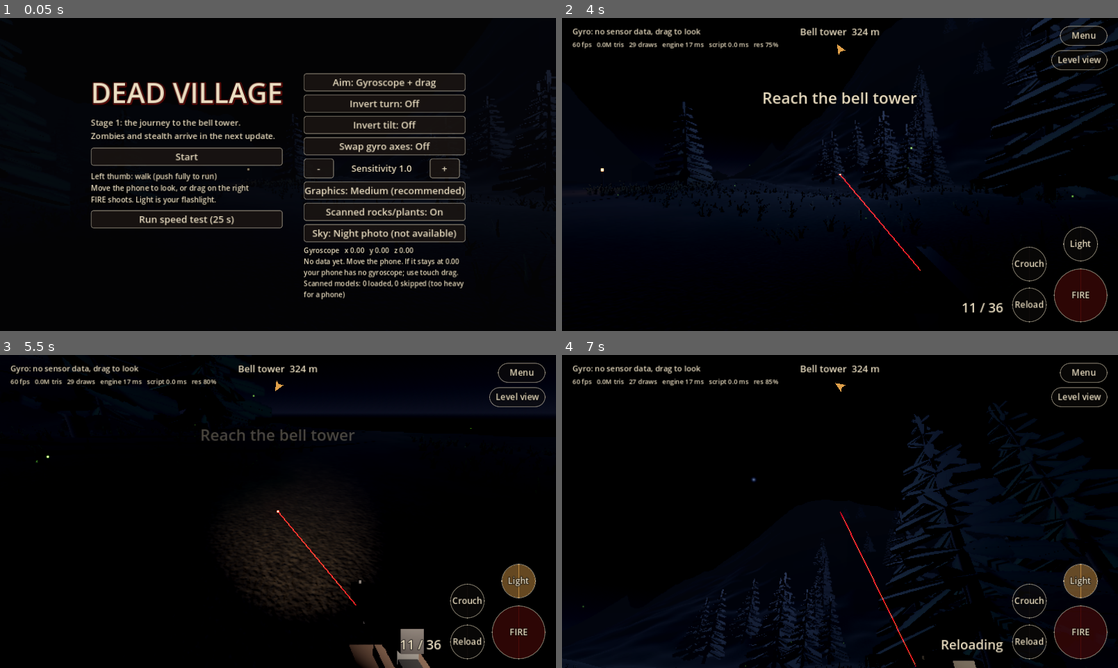
Above: before the commit, frames 1-4 (two rows, left to right).
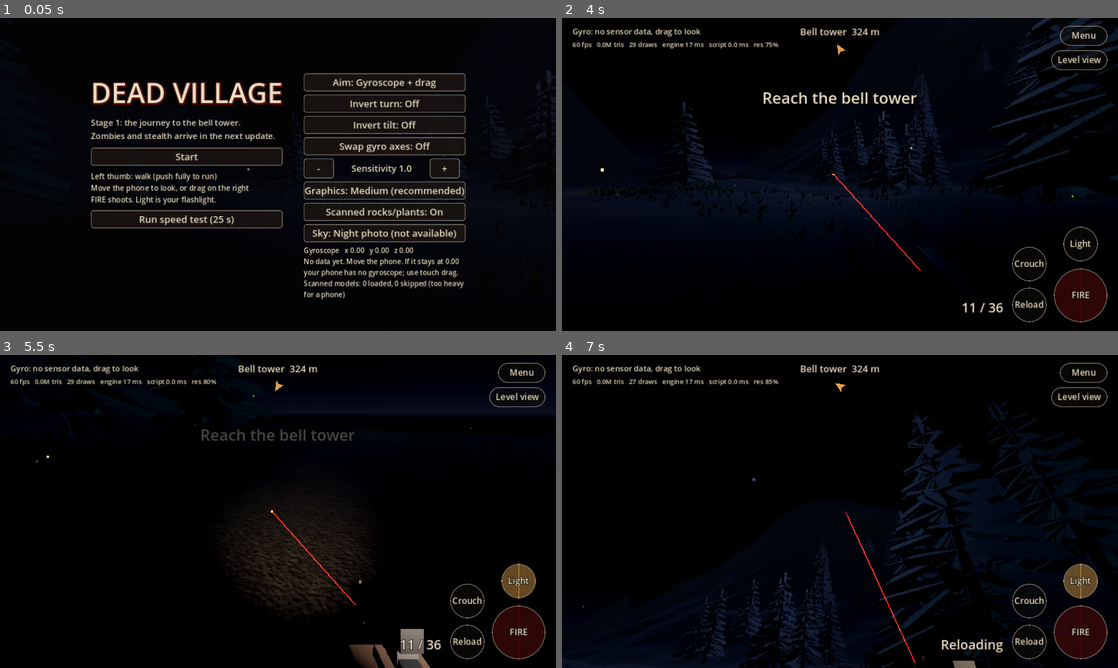
Above: after the commit, the same moments.

Repository: Ignite2022/Dead-Village-Android
Game: Godot game, scene res://main.tscn
Same seed, same stepped clock (60 frames per second), same inputs: the game is played once before the commit and once after it.
Inputs (mouse positions are in pixels of both pictures, inside the frame that each line leads up to):
- Up to frame 1 (0.05 s): no input
- Up to frame 2 (4 s): click "Graphics: Medium (recommended)" at 0.5 s; click "Graphics: Low (fastest)" at 1.25 s; click "Graphics: High" at 2 s; click "Start" at 2.75 s; tap Enter at 3.5 s; move the mouse to (962, 158) at 3.52 s; hold Right from 3.53 s (still down); tap R at 3.6 s; click (962, 158) at 3.67 s; tap Space at 3.77 s
- Up to frame 3 (5.5 s): release Right at 4.25 s; drag from (166, 527) to (250, 574) at 4.27 s; move the mouse to (333, 442) at 5.02 s; hold Right from 5.03 s (still down); tap L at 5.1 s
- Up to frame 4 (7 s): release Right at 5.75 s; drag from (812, 574) to (673, 464) at 5.77 s; tap Space at 6.5, 6.77 s; move the mouse to (1006, 558) at 6.52 s; hold Left from 6.53 s (still down); tap R at 6.6 s

The runs differ from the first frame. In frame 2, 0.2% of the frame differs, in the area x 48-65%, y 49-80%; in frame 3, 0.2%; in frame 4, 0.3%, in the area x 50-64%, y 50-100%.

Commit message:
Add simple terrain shader and update terrain handling

Diff:
--- a/main.gd
+++ b/main.gd
@@ -9,7 +9,6 @@
 
 const TERRAIN_SHADER := """
 shader_type spatial;
-render_mode cull_disabled;
 uniform sampler2D g_alb : source_color, filter_linear_mipmap_anisotropic, repeat_enable;
 uniform sampler2D g_nor : hint_normal, filter_linear_mipmap_anisotropic, repeat_enable;
 uniform sampler2D g_rgh : hint_default_white, filter_linear_mipmap_anisotropic, repeat_enable;
@@ -43,6 +42,23 @@
 	float ro = mix(mix(texture(g_rgh, uv).g, texture(p_rgh, uv).g, pm), texture(r_rgh, uv * 0.7).g, rm);
 	ROUGHNESS = clamp(ro, 0.35, 1.0);
 	SPECULAR = 0.35;
+}
+"""
+
+const TERRAIN_SIMPLE := """
+shader_type spatial;
+uniform sampler2D g_alb : source_color, filter_linear_mipmap, repeat_enable;
+uniform sampler2D p_alb : source_color, filter_linear_mipmap, repeat_enable;
+uniform vec3 g_tint = vec3(1.0);
+uniform vec3 p_tint = vec3(1.0);
+varying vec3 w_pos;
+void vertex() {
+	w_pos = (MODEL_MATRIX * vec4(VERTEX, 1.0)).xyz;
+}
+void fragment() {
+	vec2 uv = w_pos.xz * 0.3;
+	ALBEDO = mix(texture(g_alb, uv).rgb * g_tint, texture(p_alb, uv).rgb * p_tint, clamp(COLOR.r, 0.0, 1.0)) * COLOR.g;
+	ROUGHNESS = 0.95;
 }
 """
 
@@ -476,6 +492,13 @@
 	var mi := MeshInstance3D.new()
 	mi.mesh = mesh
 	mi.material_override = sm
+	terrain_mi = mi
+	terrain_simple = ShaderMaterial.new()
+	var sh2 := Shader.new()
+	sh2.code = TERRAIN_SIMPLE
+	terrain_simple.shader = sh2
+	for pname in ["g_alb", "p_alb", "g_tint", "p_tint"]:
+		terrain_simple.set_shader_parameter(pname, sm.get_shader_parameter(pname))
 	groups["terrain"].append(mi)
 	mi.cast_shadow = GeometryInstance3D.SHADOW_CASTING_SETTING_OFF
 	add_child(mi)
@@ -1675,6 +1698,8 @@
 
 func _cycle_quality() -> void:
 	quality = (quality + 2) % 3
+	fix_level = 0
+	fixes_done = []
 	apply_quality()
 	refresh_menu()
 
@@ -1904,6 +1929,42 @@
 			g2.cast_shadow = GeometryInstance3D.SHADOW_CASTING_SETTING_OFF
 
 
+var terrain_mi: MeshInstance3D
+var terrain_simple: ShaderMaterial
+var aim_cache: Dictionary = {}
+var aim_frame := 0
+var fix_level := 0
+var fixes_done: Array = []
+var last_fps := 60.0
+const FIX_NAMES := ["Shadows off", "Glow off", "Far trees hidden", "Grass reduced", "Simpler ground", "Height fog off", "Fireflies and fire off", "Sky off"]
+
+
+func apply_fix(i: int) -> void:
+	match i:
+		0:
+			moon.shadow_enabled = false
+			torch.shadow_enabled = false
+		1:
+			world_env.glow_enabled = false
+		2:
+			for n in groups["trees"]:
+				var g: GeometryInstance3D = n
+				g.visibility_range_end = 35.0
+		3:
+			for n in groups["grass"]:
+				var g: GeometryInstance3D = n
+				g.visibility_range_end = 16.0
+		4:
+			terrain_mi.material_override = terrain_simple
+		5:
+			world_env.fog_height_density = 0.0
+		6:
+			set_group("particles", false)
+		7:
+			world_env.background_mode = Environment.BG_COLOR
+			world_env.background_color = Color(0.08, 0.09, 0.12)
+
+
 func adapt_resolution(delta: float) -> void:
 	if not auto_res:
 		return
@@ -1912,13 +1973,15 @@
 	if fps_acc < 1.5:
 		return
 	var fps := fps_frames / fps_acc
-	if sky_photo and fps < 20.0:
+	last_fps = fps
+	if fps < 25.0 and fix_level < FIX_NAMES.size():
 		slow_time += fps_acc
-		if slow_time > 3.0:
-			sky_photo = false
-			apply_sky()
-			save_settings()
-			show_msg("Switched to the simple sky for speed", 3.0)
+		if slow_time > 2.5:
+			apply_fix(fix_level)
+			fixes_done.append("%s (was %d fps)" % [FIX_NAMES[fix_level], int(fps)])
+			show_msg("Speed fix: " + str(FIX_NAMES[fix_level]), 2.0)
+			fix_level += 1
+			slow_time = 0.0
 	else:
 		slow_time = 0.0
 	fps_acc = 0.0
@@ -2081,14 +2144,14 @@
 func aim() -> Dictionary:
 	var o := cam.global_position
 	var d := -cam.global_transform.basis.z
-	var best := 120.0
+	var best := 90.0
 	var t := 0.5
 	while t < best:
 		var p := o + d * t
 		if p.y < height_at(p.x, p.z):
 			best = maxf(0.3, t - 0.2)
 			break
-		t += 0.4 if t < 30.0 else 0.8
+		t += 0.5 if t < 15.0 else 1.2
 	for ob in obstacles:
 		var bt := ray_box(o, d, ob)
 		if bt < best:
@@ -2106,7 +2169,7 @@
 				var py := o.y + d.y * proj
 				if py < height_at(tv.x, tv.y) + 4.0:
 					best = proj
-	return {"point": o + d * best, "dist": best, "sky": best >= 119.0}
+	return {"point": o + d * best, "dist": best, "sky": best >= 89.0}
 
 
 func fire() -> void:
@@ -2320,7 +2383,10 @@
 
 
 func update_laser() -> void:
-	var h := aim()
+	aim_frame += 1
+	if aim_cache.is_empty() or aim_frame % 2 == 0:
+		aim_cache = aim()
+	var h: Dictionary = aim_cache
 	var a := laser_origin.global_position
 	var b: Vector3 = h["point"]
 	laser_mesh.clear_surfaces()
@@ -2338,7 +2404,10 @@
 	var tris := Performance.get_monitor(Performance.RENDER_TOTAL_PRIMITIVES_IN_FRAME) / 1000000.0
 	var draws := int(Performance.get_monitor(Performance.RENDER_TOTAL_DRAW_CALLS_IN_FRAME))
 	var cpu_ms := Performance.get_monitor(Performance.TIME_PROCESS) * 1000.0
-	lbl_fps.text = "%d fps   %.1fM tris   %d draws   engine %.0f ms   script %.1f ms   res %d%%" % [Engine.get_frames_per_second(), tris, draws, cpu_ms, script_us / 1000.0, int(res_scale * 100.0)]
+	var info := "%d fps   %.1fM tris   %d draws   engine %.0f ms   script %.1f ms   res %d%%" % [Engine.get_frames_per_second(), tris, draws, cpu_ms, script_us / 1000.0, int(res_scale * 100.0)]
+	if not fixes_done.is_empty():
+		info += "\nSpeed fixes: " + ", ".join(PackedStringArray(fixes_done))
+	lbl_fps.text = info
 	var ammo := "%d / %d" % [clip, reserve]
 	if reloading > 0.0:
 		ammo = "Reloading"
